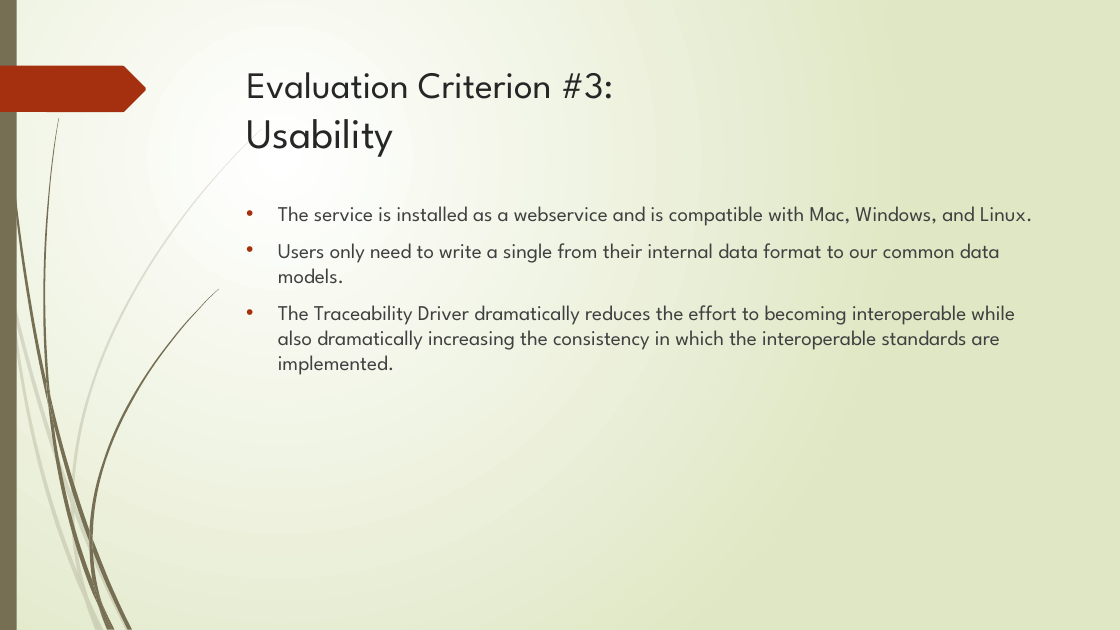
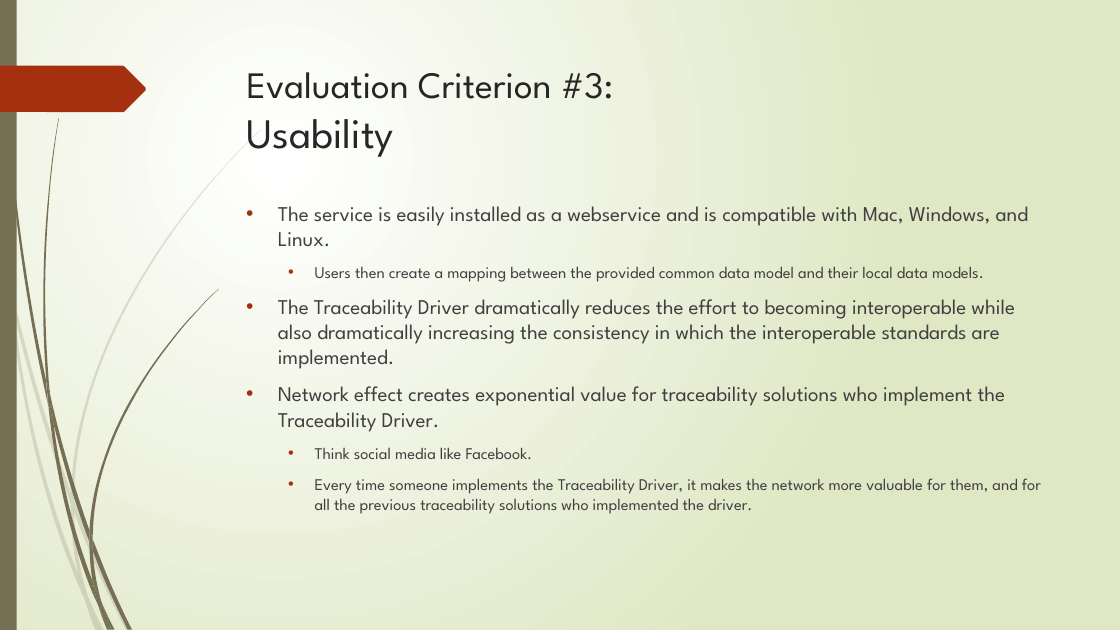
Before and after one commit to TraceabilityInternet/TraceabilityDriver, a slide deck: slide 8 of FDAPresentation.pptx (slide 7 before the commit). Drawn at 1120x630 pixels with LibreOffice and Linux fonts; fonts in the diff are those of the drawing. Boxes give left, top, right and bottom in pixels: in the first picture for what was removed or moved away, otherwise in the second. Text is boxed around its words. In the diff, an @@ line names an element or a change of style, - is before the commit and + after.

Commit message:
Continued working on the driver to get it ready for the FDA presentation.

```diff
--- a/FDAPresentation.pptx
+++ b/FDAPresentation.pptx
@@ text at <box>278,206,1029,282</box>: text changed @@
-• The service is installed as a webservice and is compatible with Mac, Windows, and Linux.
-• Users only need to write a single from their internal data format to our common data models.
+• The service is easily installed as a webservice and is compatible with Mac, Windows, and Linux.
+  • Users then create a mapping between the provided common data model and their local data models.
@@ text at <box>278,386,1041,514</box>: paragraphs added @@
+• Network effect creates exponential value for traceability solutions who implement the Traceability Driver.
+  • Think social media like Facebook.
+  • Every time someone implements the Traceability Driver, it makes the network more valuable for them, and for all the previous traceability solutions who implemented the driver.
```
Also in this commit, not shown: 7 other slides changed, 4 slides added, 1 slide removed, 8 other files.
